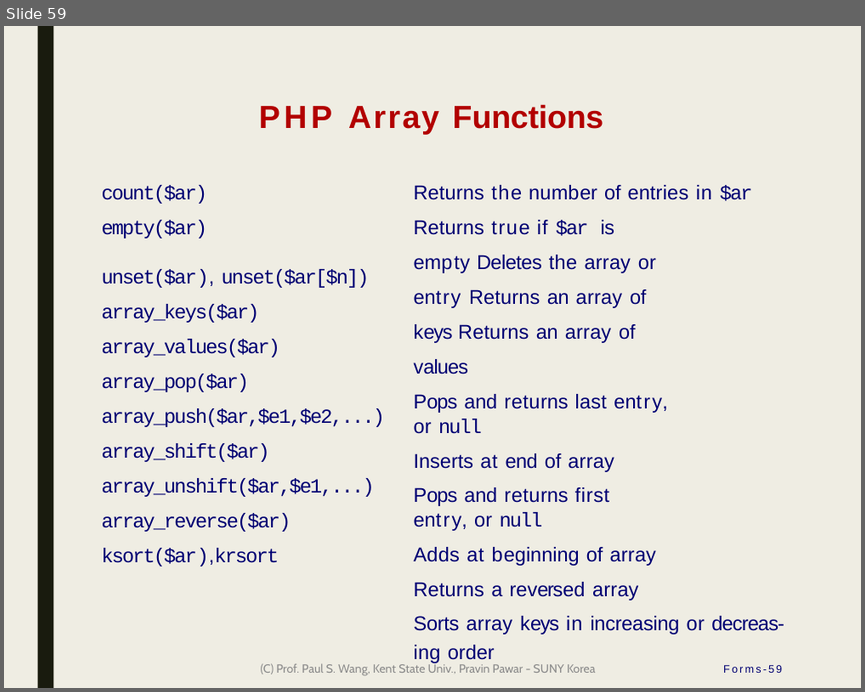
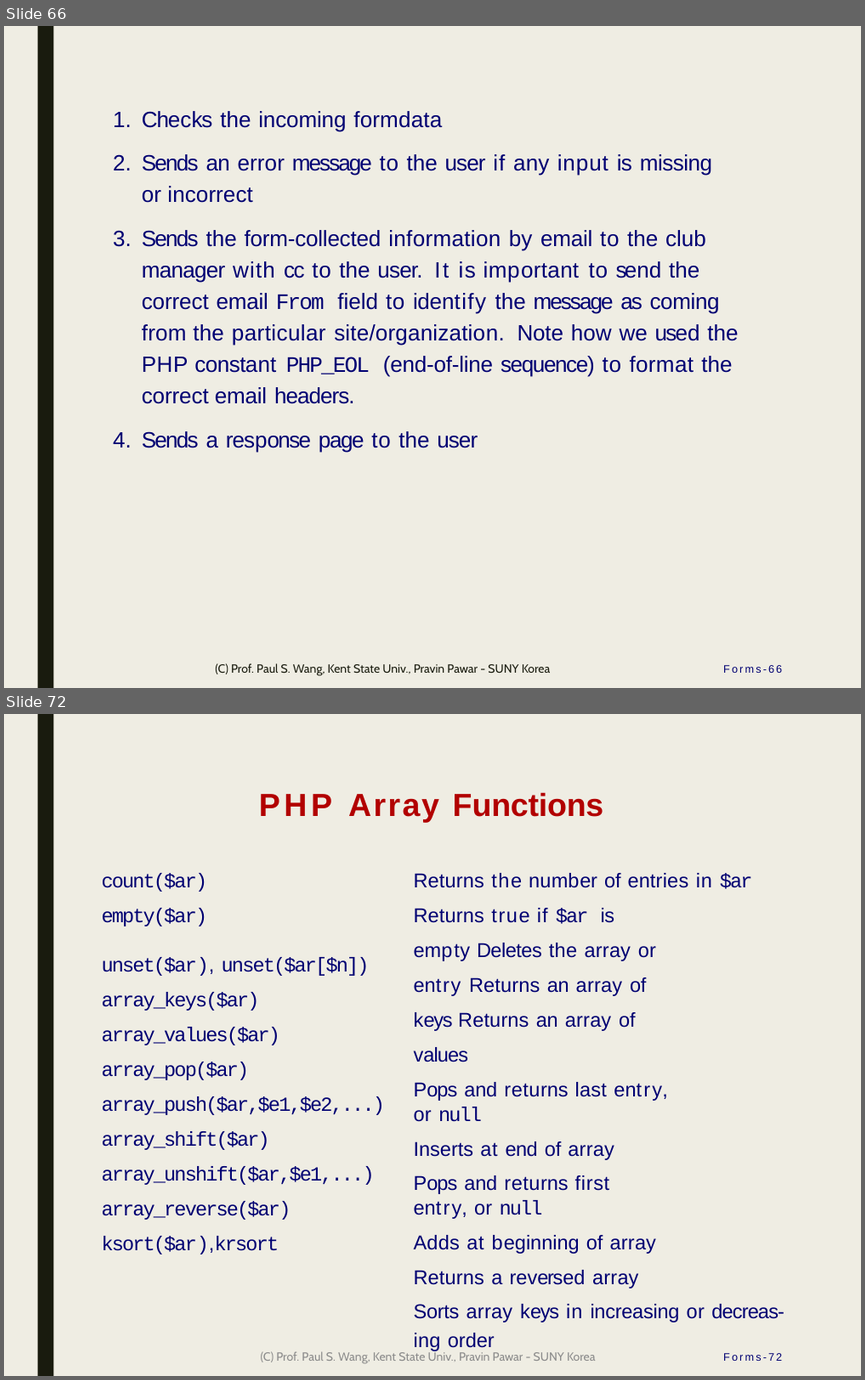
Before and after one commit to ppawar/ppawar.github.io, a slide deck: Fall2019/CSE102-F19/lectures/CSE102_Lec6 - Forms, PHP.pptx. Shown one above the other, each under a label of ours: slide 59 before the commit, slides 66 and 72 after it; the slides between them are not shown. The pictures are 865x692 and 865x1380 pixels, drawn with LibreOffice and Linux fonts; fonts in the diff are those of the drawing. Boxes give left, top, right and bottom in pixels: in the first picture for what was removed or moved away, otherwise in the second. Text is boxed around its words. In the diff, an @@ line names an element or a change of style, - is before the commit and + after.

```diff
--- a/Fall2019/CSE102-F19/lectures/CSE102_Lec6 - Forms, PHP.pptx
+++ b/Fall2019/CSE102-F19/lectures/CSE102_Lec6 - Forms, PHP.pptx
@@ slide 66 added at [4,26,861,688], background #EFEDE3; not listed: 1 template element that a slide beside it also shows @@
@@ text added at [142,111,738,452], 20.5 pt, text #000072 @@
+1. Checks the incoming formdata
+2. Sends an error message to the user if any input is missing or incorrect
+3. Sends the form-collected information by email to the club manager with cc to the user. It is important to send the correct email From field to identify the message as coming from the particular site/organization. Note how we used the PHP constant PHP_EOL (end-of-line sequence) to format the correct email headers.
+4. Sends a response page to the user
@@ text added at [215,664,551,676], 11 pt, text #191B0E @@
+(C) Prof. Paul S. Wang, Kent State Univ., Pravin Pawar - SUNY Korea
@@ page number added at [723,665,782,673], 10 pt, text #000072 @@
+Forms-66
@@ what was slide 59 is now slide 72 @@
@@ page number at [723,1353,782,1361]: text changed @@
-Forms-59
+Forms-72
```
Also in this commit, not shown: 3 slides changed, 15 other slides added, 1 slide removed.
